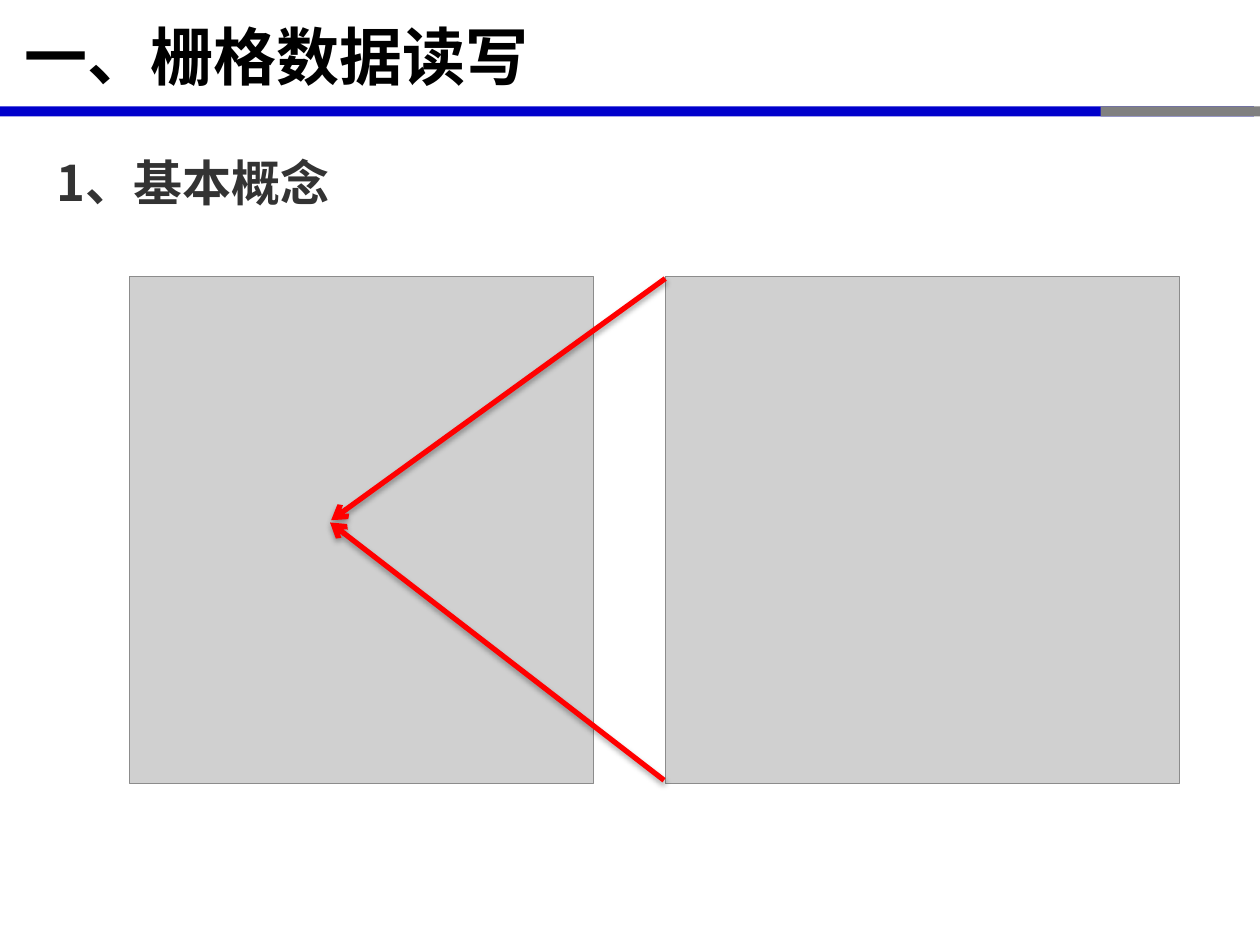
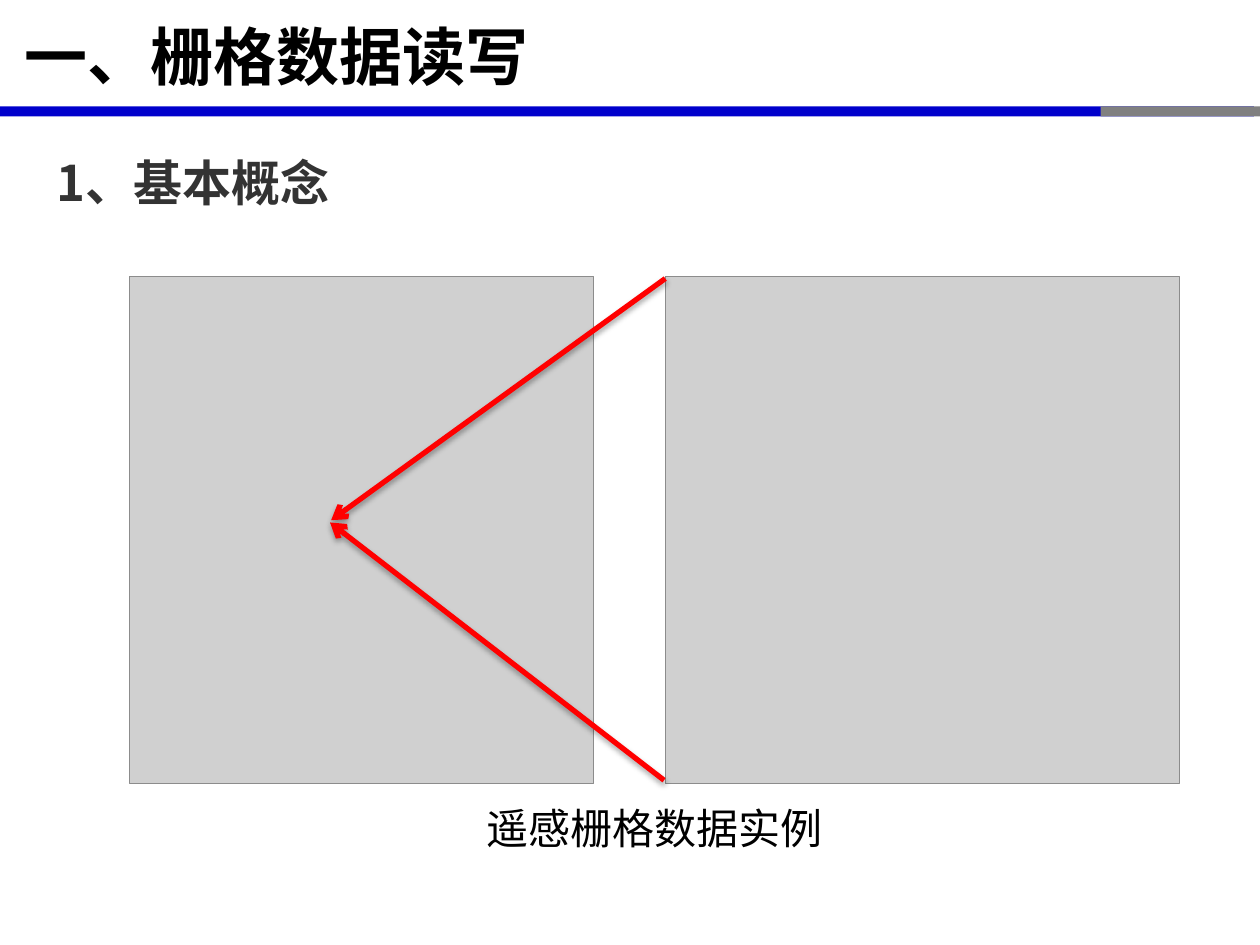
Before and after one commit to xinluo2018/open-source-gis-course, a slide deck: slide 5 of 第5章-GDAL开源库及栅格数据处理-8课时/第五章-栅格数据处理.pptx. Drawn at 1260x945 pixels with LibreOffice and Linux fonts; fonts in the diff are those of the drawing; grey boxes stand for pictures. Boxes give left, top, right and bottom in pixels: in the first picture for what was removed or moved away, otherwise in the second. Text is boxed around its words. In the diff, an @@ line names an element or a change of style, - is before the commit and + after.

```diff
--- a/第5章-GDAL开源库及栅格数据处理-8课时/第五章-栅格数据处理.pptx
+++ b/第5章-GDAL开源库及栅格数据处理-8课时/第五章-栅格数据处理.pptx
@@ text added at [487, 808, 823, 848], 24 pt, text #000000 @@
+遥感栅格数据实例
```
Also in this commit, not shown: 8 other slides changed, 4 slides added, 31 other files.
